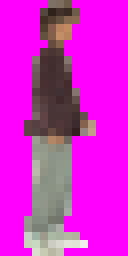
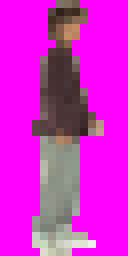
Layered file, before and after one edit (128 x 256). Changes by layer:
painted on "Background" over (x1=24, y1=0, x2=104, y2=256)
